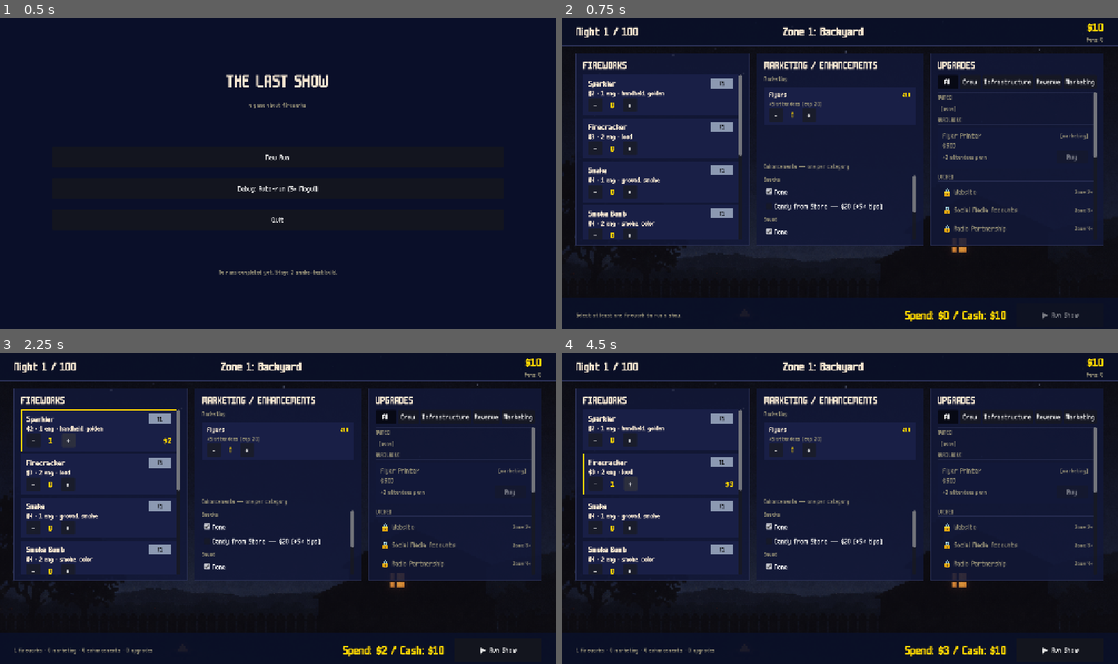
Above: before the commit, frames 1-4 (two rows, left to right).
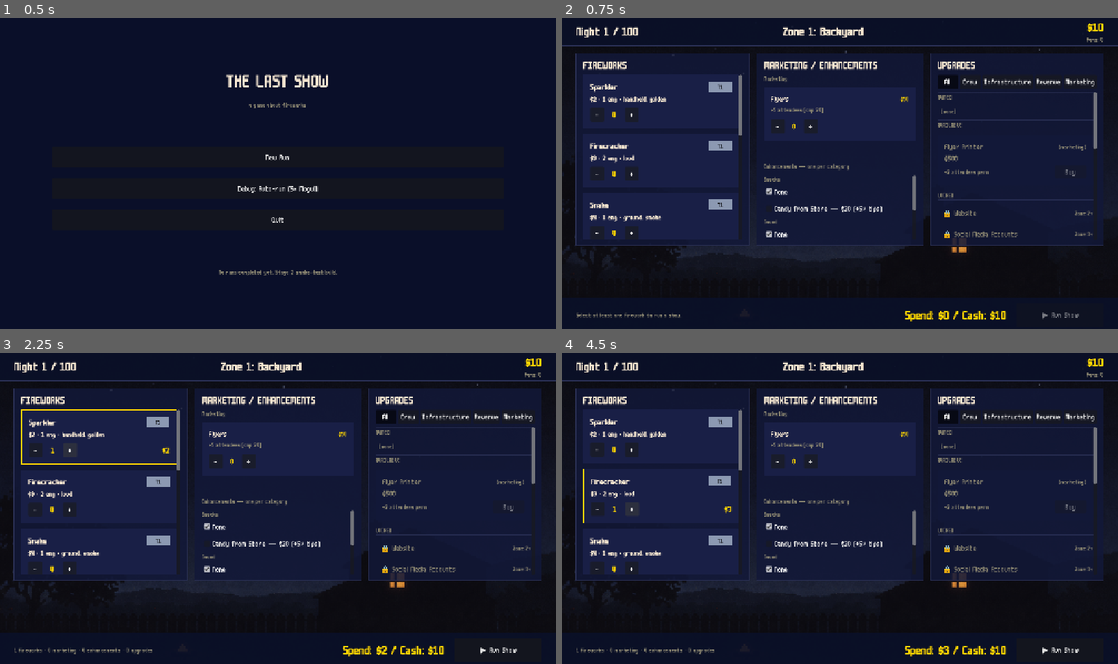
Above: after the commit, the same moments.

Repository: missingpagestudios/launch-game
Game: Godot game, scene res://scenes/title.tscn
Two runs of this game, one before a commit and one after it. Both use one fixed random seed, a clock stepped at 60 frames per second and the inputs below.
Inputs:
- Up to frame 1 (0.5 s): no input
- Up to frame 2 (0.75 s): click "New Run" at 0.5 s
- Up to frame 3 (2.25 s): click "-" at 1.25 s; click "+" at 2 s
- Up to frame 4 (4.5 s): click "-" at 2.75 s; click "-" at 3.5 s; click "+" at 4.25 s

Frame 1 is identical in both runs. In frame 2, 5.1% of the frame differs, in the area x 4-97%, y 19-72%; in frame 3, 5.2%, in the area x 3-97%, y 19-72%; in frame 4, 5.0%.

Commit message:
Give Planning cards breathing room
Tighter internal spacing was making cards blur into each other. Per
Rob's spacing note:

  Firework cards: 16px padding all sides, 8px name→stats gap, 10px
    stats→qty gap, 92 → 118px min height, 6 → 12px between cards.
  Upgrade cards: 16px padding all sides, separation 2 → 6,
    96 → 110px min height, 6 → 12px between cards.
  Marketing cards: 12/6 → 16 padding all sides, separation 2 → 6,
    70 → 88px min height, 4 → 10px between cards.
  Enhancement rows: 10px between CheckBoxes in a category.

Card-internal VBox separation drops to 0 where I explicitly insert 8px
and 10px spacer Controls between rows — cheaper than a stylebox and
keeps the exact measurements visible in the code.

Co-Authored-By: Claude Opus 4.7 (1M context) <noreply@anthropic.com>

Diff:
--- a/scripts/screens/PlanningScreen.gd
+++ b/scripts/screens/PlanningScreen.gd
@@ -225,7 +225,7 @@
 	scroll.horizontal_scroll_mode = ScrollContainer.SCROLL_MODE_DISABLED
 	var v := VBoxContainer.new()
 	v.size_flags_horizontal = Control.SIZE_EXPAND_FILL
-	v.add_theme_constant_override("separation", 6)
+	v.add_theme_constant_override("separation", 12)
 	scroll.add_child(v)
 
 	var fireworks: Array = GameEngine.available_fireworks().duplicate()
@@ -242,19 +242,19 @@
 	var cost: int = int(fw.get("cost", 0))
 	var affordable: bool = float(cost) <= GameState.money
 	var wrap := PanelContainer.new()
-	wrap.custom_minimum_size = Vector2(0, 92)
+	wrap.custom_minimum_size = Vector2(0, 118)
 	var style := _card_style(CARD_AFFORDABLE if affordable else CARD_UNAFFORDABLE)
 	wrap.add_theme_stylebox_override("panel", style)
 
 	var pad := MarginContainer.new()
-	pad.add_theme_constant_override("margin_left", 12)
-	pad.add_theme_constant_override("margin_right", 12)
-	pad.add_theme_constant_override("margin_top", 8)
-	pad.add_theme_constant_override("margin_bottom", 8)
+	pad.add_theme_constant_override("margin_left", 16)
+	pad.add_theme_constant_override("margin_right", 16)
+	pad.add_theme_constant_override("margin_top", 16)
+	pad.add_theme_constant_override("margin_bottom", 16)
 	wrap.add_child(pad)
 
 	var v := VBoxContainer.new()
-	v.add_theme_constant_override("separation", 2)
+	v.add_theme_constant_override("separation", 0)
 	pad.add_child(v)
 
 	var row_name := HBoxContainer.new()
@@ -265,12 +265,16 @@
 	row_name.add_child(_tier_badge(int(fw.get("tier", 1))))
 	v.add_child(row_name)
 
+	v.add_child(_strip(8))
+
 	var tags: Array = fw.get("tags", [])
 	var stats_line: String = "$%s · %d eng" % [_fmt_num(cost), int(fw.get("engagement", 0))]
 	if not tags.is_empty():
 		stats_line += " · " + ", ".join(tags)
 	var stats_lbl: Label = _label_sized(stats_line, SIZE_STATS, TEXT if affordable else MUTED)
 	v.add_child(stats_lbl)
+
+	v.add_child(_strip(10))
 
 	var row_ctrl := HBoxContainer.new()
 	row_ctrl.add_theme_constant_override("separation", 6)
@@ -331,7 +335,7 @@
 	mk_scroll.size_flags_vertical = Control.SIZE_EXPAND_FILL
 	var mk_v := VBoxContainer.new()
 	mk_v.size_flags_horizontal = Control.SIZE_EXPAND_FILL
-	mk_v.add_theme_constant_override("separation", 4)
+	mk_v.add_theme_constant_override("separation", 10)
 	mk_scroll.add_child(mk_v)
 	v.add_child(mk_scroll)
 
@@ -354,6 +358,7 @@
 	for category in groups.keys():
 		eh_v.add_child(_label_sized(String(category).capitalize(), SIZE_CAPTION, MUTED))
 		var group_container := VBoxContainer.new()
+		group_container.add_theme_constant_override("separation", 10)
 		eh_v.add_child(group_container)
 
 		var none_btn := CheckBox.new()
@@ -386,18 +391,18 @@
 
 func _build_marketing_card(mk: Dictionary) -> Control:
 	var wrap := PanelContainer.new()
-	wrap.custom_minimum_size = Vector2(0, 70)
+	wrap.custom_minimum_size = Vector2(0, 88)
 	wrap.add_theme_stylebox_override("panel", _card_style(CARD_AFFORDABLE))
 
 	var pad := MarginContainer.new()
-	pad.add_theme_constant_override("margin_left", 12)
-	pad.add_theme_constant_override("margin_right", 12)
-	pad.add_theme_constant_override("margin_top", 6)
-	pad.add_theme_constant_override("margin_bottom", 6)
+	pad.add_theme_constant_override("margin_left", 16)
+	pad.add_theme_constant_override("margin_right", 16)
+	pad.add_theme_constant_override("margin_top", 16)
+	pad.add_theme_constant_override("margin_bottom", 16)
 	wrap.add_child(pad)
 
 	var v := VBoxContainer.new()
-	v.add_theme_constant_override("separation", 2)
+	v.add_theme_constant_override("separation", 6)
 	pad.add_child(v)
 
 	var row_top := HBoxContainer.new()
@@ -412,6 +417,7 @@
 		int(mk.get("cap", 0)),
 	]
 	v.add_child(_label_sized(effect_text, SIZE_CAPTION, MUTED))
+	v.add_child(_strip(2))
 
 	var row_ctrl := HBoxContainer.new()
 	row_ctrl.add_theme_constant_override("separation", 6)
@@ -461,7 +467,7 @@
 	scroll.size_flags_vertical = Control.SIZE_EXPAND_FILL
 	_upgrade_body = VBoxContainer.new()
 	_upgrade_body.size_flags_horizontal = Control.SIZE_EXPAND_FILL
-	_upgrade_body.add_theme_constant_override("separation", 6)
+	_upgrade_body.add_theme_constant_override("separation", 12)
 	scroll.add_child(_upgrade_body)
 	v.add_child(scroll)
 	_rebuild_upgrades()
@@ -547,19 +553,19 @@
 	var cost: int = int(up.get("cost", 0))
 	var affordable: bool = float(cost) <= GameState.money
 	var wrap := PanelContainer.new()
-	wrap.custom_minimum_size = Vector2(0, 96)
+	wrap.custom_minimum_size = Vector2(0, 110)
 	var style := _card_style(CARD_AFFORDABLE if affordable else CARD_UNAFFORDABLE)
 	wrap.add_theme_stylebox_override("panel", style)
 
 	var pad := MarginContainer.new()
-	pad.add_theme_constant_override("margin_left", 12)
-	pad.add_theme_constant_override("margin_right", 12)
-	pad.add_theme_constant_override("margin_top", 8)
-	pad.add_theme_constant_override("margin_bottom", 8)
+	pad.add_theme_constant_override("margin_left", 16)
+	pad.add_theme_constant_override("margin_right", 16)
+	pad.add_theme_constant_override("margin_top", 16)
+	pad.add_theme_constant_override("margin_bottom", 16)
 	wrap.add_child(pad)
 
 	var v := VBoxContainer.new()
-	v.add_theme_constant_override("separation", 2)
+	v.add_theme_constant_override("separation", 6)
 	pad.add_child(v)
 
 	var row_name := HBoxContainer.new()
